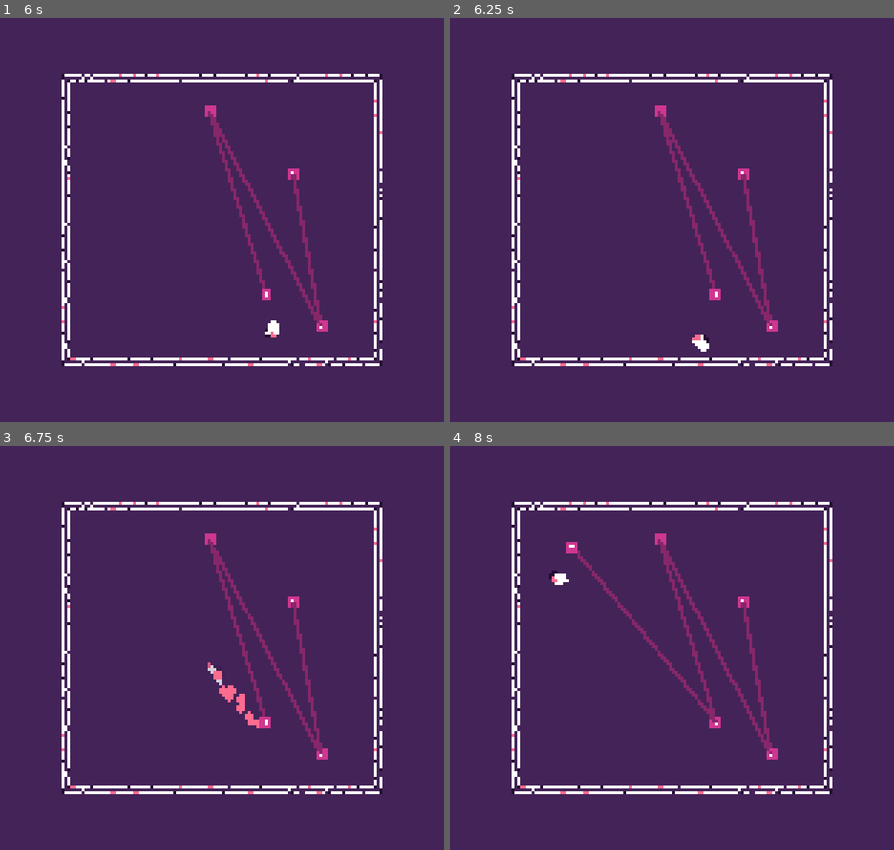
Above: before the commit, frames 1-4 (two rows, left to right).
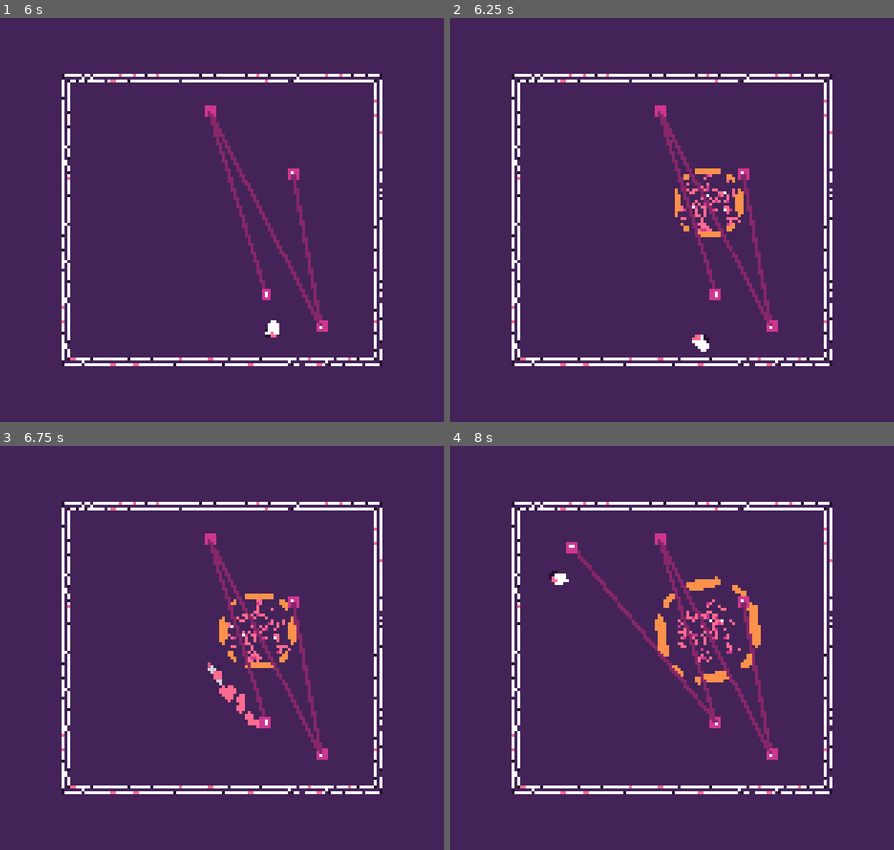
Above: after the commit, the same moments.

Repository: EdBarrancos/Signal
Game: Godot game, scene res://Game/Scenes/Game.tscn
Two runs of this game, one before a commit and one after it. Both use one fixed random seed, a clock stepped at 60 frames per second and the inputs below. Sound files missing from this copy of the repository are replaced by a short silence.
Inputs:
- Up to frame 1 (6 s): hold D (RIGHT) 0.53-1.28 s; hold Z (BOOST) 0.53-1.28 s; hold A (LEFT) 1.28-2.03 s; tap X (CHORD) every 1.5 s from 1.35 to 5.85 s; hold Z (BOOST) 2.03-2.78 s; hold D (RIGHT) 2.03-3.53 s; hold Z (BOOST) 3.53-4.28 s; hold A (LEFT) 3.53-5.78 s; hold Z (BOOST) 5.03-5.78 s; hold D (RIGHT) from 5.78 s (still down)
- Up to frame 2 (6.25 s): keep holding D (RIGHT)
- Up to frame 3 (6.75 s): keep holding D (RIGHT); hold Z (BOOST) from 6.53 s (still down)
- Up to frame 4 (8 s): keep holding D (RIGHT); release Z (BOOST) at 7.28 s; tap X (CHORD) at 7.35 s

Frame 1 is identical in both runs. In frame 2, 0.8% of the frame differs, in the area x 50-67%, y 37-55%; in frame 3, 0.9%; in frame 4, 1.4%, in the area x 46-70%, y 32-60%.

Commit message:
Spawn PatchOfPlants

Diff:
--- a/project/Catch/Scenes/CatchNormal.tscn
+++ b/project/Catch/Scenes/CatchNormal.tscn
@@ -12,6 +12,10 @@
 [ext_resource path="res://Catch/Assets/Sounds/dead3.wav" type="AudioStream" id=10]
 [ext_resource path="res://Catch/Assets/Sounds/dead1.wav" type="AudioStream" id=11]
 [ext_resource path="res://Catch/Assets/Sounds/dead2.wav" type="AudioStream" id=12]
+[ext_resource path="res://Catch/Scripts/Movement.gd" type="Script" id=13]
+
+[sub_resource type="RectangleShape2D" id=1]
+extents = Vector2( 2, 2 )
 
 [sub_resource type="Shader" id=2]
 code = "shader_type canvas_item;
@@ -27,9 +31,6 @@
 shader = SubResource( 2 )
 shader_param/shadow_color = Color( 0.14902, 0.0509804, 0.203922, 1 )
 
-[sub_resource type="RectangleShape2D" id=1]
-extents = Vector2( 2, 2 )
-
 [sub_resource type="RectangleShape2D" id=6]
 extents = Vector2( 2, 2 )
 
@@ -37,7 +38,7 @@
 resource_name = "Caught"
 length = 0.3
 tracks/0/type = "value"
-tracks/0/path = NodePath("CatchSprite:position")
+tracks/0/path = NodePath("Sprites/CatchSprite:position")
 tracks/0/interp = 1
 tracks/0/loop_wrap = true
 tracks/0/imported = false
@@ -49,7 +50,7 @@
 "values": [ Vector2( 0, 0 ), Vector2( -6, -7 ) ]
 }
 tracks/1/type = "value"
-tracks/1/path = NodePath("ShadowSprite:scale")
+tracks/1/path = NodePath("Sprites/ShadowSprite:scale")
 tracks/1/interp = 1
 tracks/1/loop_wrap = true
 tracks/1/imported = false
@@ -61,7 +62,7 @@
 "values": [ Vector2( 1, 1 ), Vector2( 1.3, 1.3 ) ]
 }
 tracks/2/type = "value"
-tracks/2/path = NodePath("CatchSprite:modulate")
+tracks/2/path = NodePath("Sprites/CatchSprite:modulate")
 tracks/2/interp = 1
 tracks/2/loop_wrap = true
 tracks/2/imported = false
@@ -73,7 +74,7 @@
 "values": [ Color( 1, 1, 1, 1 ), Color( 1, 1, 1, 0.341176 ) ]
 }
 tracks/3/type = "value"
-tracks/3/path = NodePath("ShadowSprite:modulate")
+tracks/3/path = NodePath("Sprites/ShadowSprite:modulate")
 tracks/3/interp = 1
 tracks/3/loop_wrap = true
 tracks/3/imported = false
@@ -90,7 +91,7 @@
 length = 0.15
 step = 0.05
 tracks/0/type = "value"
-tracks/0/path = NodePath("CatchSprite:scale")
+tracks/0/path = NodePath("Sprites/CatchSprite:scale")
 tracks/0/interp = 1
 tracks/0/loop_wrap = true
 tracks/0/imported = false
@@ -102,7 +103,7 @@
 "values": [ Vector2( 1, 1 ), Vector2( 1.5, 0.4 ), Vector2( 0.3, 1.6 ), Vector2( 0.7, 0.7 ) ]
 }
 tracks/1/type = "value"
-tracks/1/path = NodePath("CatchSprite:modulate")
+tracks/1/path = NodePath("Sprites/CatchSprite:modulate")
 tracks/1/interp = 1
 tracks/1/loop_wrap = true
 tracks/1/imported = false
@@ -117,7 +118,7 @@
 [sub_resource type="Animation" id=5]
 length = 0.001
 tracks/0/type = "value"
-tracks/0/path = NodePath("CatchSprite:scale")
+tracks/0/path = NodePath("Sprites/CatchSprite:scale")
 tracks/0/interp = 1
 tracks/0/loop_wrap = true
 tracks/0/imported = false
@@ -129,7 +130,7 @@
 "values": [ Vector2( 1, 1 ) ]
 }
 tracks/1/type = "value"
-tracks/1/path = NodePath("CatchSprite:position")
+tracks/1/path = NodePath("Sprites/CatchSprite:position")
 tracks/1/interp = 1
 tracks/1/loop_wrap = true
 tracks/1/imported = false
@@ -141,7 +142,7 @@
 "values": [ Vector2( 0, 0 ) ]
 }
 tracks/2/type = "value"
-tracks/2/path = NodePath("ShadowSprite:scale")
+tracks/2/path = NodePath("Sprites/ShadowSprite:scale")
 tracks/2/interp = 1
 tracks/2/loop_wrap = true
 tracks/2/imported = false
@@ -153,7 +154,7 @@
 "values": [ Vector2( 1, 1 ) ]
 }
 tracks/3/type = "value"
-tracks/3/path = NodePath("CatchSprite:modulate")
+tracks/3/path = NodePath("Sprites/CatchSprite:modulate")
 tracks/3/interp = 1
 tracks/3/loop_wrap = true
 tracks/3/imported = false
@@ -165,7 +166,7 @@
 "values": [ Color( 1, 1, 1, 1 ) ]
 }
 tracks/4/type = "value"
-tracks/4/path = NodePath("ShadowSprite:modulate")
+tracks/4/path = NodePath("Sprites/ShadowSprite:modulate")
 tracks/4/interp = 1
 tracks/4/loop_wrap = true
 tracks/4/imported = false
@@ -181,7 +182,7 @@
 resource_name = "Spawn"
 length = 0.3
 tracks/0/type = "value"
-tracks/0/path = NodePath("CatchSprite:position")
+tracks/0/path = NodePath("Sprites/CatchSprite:position")
 tracks/0/interp = 1
 tracks/0/loop_wrap = true
 tracks/0/imported = false
@@ -193,7 +194,7 @@
 "values": [ Vector2( -6, -7 ), Vector2( 0, 0 ) ]
 }
 tracks/1/type = "value"
-tracks/1/path = NodePath("ShadowSprite:scale")
+tracks/1/path = NodePath("Sprites/ShadowSprite:scale")
 tracks/1/interp = 1
 tracks/1/loop_wrap = true
 tracks/1/imported = false
@@ -205,7 +206,7 @@
 "values": [ Vector2( 1.3, 1.3 ), Vector2( 0.7, 0.7 ) ]
 }
 tracks/2/type = "value"
-tracks/2/path = NodePath("CatchSprite:modulate")
+tracks/2/path = NodePath("Sprites/CatchSprite:modulate")
 tracks/2/interp = 1
 tracks/2/loop_wrap = true
 tracks/2/imported = false
@@ -217,7 +218,7 @@
 "values": [ Color( 1, 1, 1, 0.341176 ), Color( 1, 1, 1, 1 ) ]
 }
 tracks/3/type = "value"
-tracks/3/path = NodePath("ShadowSprite:modulate")
+tracks/3/path = NodePath("Sprites/ShadowSprite:modulate")
 tracks/3/interp = 1
 tracks/3/loop_wrap = true
 tracks/3/imported = false
@@ -234,29 +235,26 @@
 collision_mask = 0
 script = ExtResource( 2 )
 
-[node name="ShadowSprite" type="Sprite" parent="."]
+[node name="CollisionShape2D" type="CollisionShape2D" parent="."]
+shape = SubResource( 1 )
+__meta__ = {
+"_edit_lock_": true
+}
+
+[node name="Sprites" type="Node2D" parent="."]
+
+[node name="ShadowSprite" type="Sprite" parent="Sprites"]
 material = SubResource( 3 )
 texture = ExtResource( 1 )
 __meta__ = {
 "_edit_lock_": true
 }
 
-[node name="CatchSprite" type="Sprite" parent="."]
+[node name="CatchSprite" type="Sprite" parent="Sprites"]
 texture = ExtResource( 1 )
 
-[node name="CollisionShape2D" type="CollisionShape2D" parent="."]
-shape = SubResource( 1 )
-__meta__ = {
-"_edit_lock_": true
-}
-
-[node name="CaughtSound" type="AudioStreamPlayer2D" parent="."]
-bus = "SoundEffects"
-script = ExtResource( 4 )
-__meta__ = {
-"_edit_lock_": true
-}
-available_sounds = [ ExtResource( 7 ), ExtResource( 9 ), ExtResource( 6 ), ExtResource( 5 ), ExtResource( 3 ), ExtResource( 8 ) ]
+[node name="Movement" type="Node2D" parent="."]
+script = ExtResource( 13 )
 
 [node name="HurtBox" type="Area2D" parent="."]
 collision_layer = 0
@@ -278,14 +276,22 @@
 [node name="SoundTimer" type="Timer" parent="."]
 one_shot = true
 
+[node name="CaughtSound" type="AudioStreamPlayer2D" parent="."]
+bus = "SoundEffects"
+script = ExtResource( 4 )
+__meta__ = {
+"_edit_lock_": true
+}
+available_sounds = [ ExtResource( 7 ), ExtResource( 9 ), ExtResource( 6 ), ExtResource( 5 ), ExtResource( 3 ), ExtResource( 8 ) ]
+
 [node name="DeadSound" type="AudioStreamPlayer2D" parent="."]
 bus = "SoundEffects"
 script = ExtResource( 4 )
 available_sounds = [ ExtResource( 11 ), ExtResource( 12 ), ExtResource( 10 ) ]
 
-[connection signal="finished" from="CaughtSound" to="." method="_on_CaughtSound_finished"]
 [connection signal="area_entered" from="HurtBox" to="." method="_on_HurtBox_area_entered"]
 [connection signal="body_entered" from="HurtBox" to="." method="_on_HurtBox_body_entered"]
 [connection signal="animation_finished" from="AnimationPlayer" to="." method="_on_AnimationPlayer_animation_finished"]
 [connection signal="timeout" from="SoundTimer" to="." method="_on_SoundTimer_timeout"]
+[connection signal="finished" from="CaughtSound" to="." method="_on_CaughtSound_finished"]
 [connection signal="finished" from="DeadSound" to="." method="_on_DeadSound_finished"]
--- a/project/Catch/Scripts/CatchNormal.gd
+++ b/project/Catch/Scripts/CatchNormal.gd
@@ -45,6 +45,9 @@
 		play_sound_caught()
 		animation_player.play("Caught")
 
+func set_target_pasture(target:Position2D):
+	pass
+
 ##############
 #MISCELANIOUS#
 ##############
--- /dev/null
+++ b/project/Catch/Scripts/Movement.gd
@@ -0,0 +1,18 @@
+extends Node2D
+
+export(int) var velocity = 15
+
+onready var catch = get_parent()
+
+var current_target : Position2D
+
+func _ready():
+	pass
+
+func init(parent):
+	pass
+
+func _physics_process(delta):
+	if (current_target):
+		catch.move_and_collide(
+			(global_position - current_target.global_position) * velocity * delta)
--- a/project/Plants/Scenes/PatchOfPlants.tscn
+++ b/project/Plants/Scenes/PatchOfPlants.tscn
@@ -1,22 +1,24 @@
-[gd_scene load_steps=3 format=2]
+[gd_scene load_steps=5 format=2]
 
 [ext_resource path="res://Plants/Assets/circle.png" type="Texture" id=1]
 [ext_resource path="res://Plants/Scripts/PatchOfPlants.gd" type="Script" id=2]
+[ext_resource path="res://Plants/Scripts/Area2D.gd" type="Script" id=3]
+
+[sub_resource type="CircleShape2D" id=1]
 
 [node name="PatchOfPlants" type="Node2D"]
 position = Vector2( 61, 42 )
 script = ExtResource( 2 )
 speed = 0.05
-radius = 15
+radius = 12
 density = 0.5
-number_of_entities = 60
-separation_radius = 4.0
+number_of_entities = 35
+separation_radius = 2.5
 max_rotation_angle_degree = 50
 
 [node name="Plants" type="Node2D" parent="."]
 
 [node name="CirclePatch" type="Sprite" parent="."]
-visible = false
 texture = ExtResource( 1 )
 
 [node name="Line2D" type="Line2D" parent="."]
@@ -25,4 +27,14 @@
 
 [node name="Tween" type="Tween" parent="."]
 
+[node name="Area2D" type="Area2D" parent="."]
+collision_layer = 0
+collision_mask = 8
+script = ExtResource( 3 )
+
+[node name="CollisionShape2D" type="CollisionShape2D" parent="Area2D"]
+shape = SubResource( 1 )
+
 [connection signal="tween_completed" from="Tween" to="." method="_on_Tween_tween_completed"]
+[connection signal="body_entered" from="Area2D" to="Area2D" method="_on_Area2D_body_entered"]
+[connection signal="destroy" from="Area2D" to="." method="_on_Area2D_destroy"]
--- /dev/null
+++ b/project/Plants/Scripts/Area2D.gd
@@ -0,0 +1,17 @@
+extends Area2D
+
+onready var catches = []
+
+export(int) var number_of_catches = 3
+
+signal destroy
+
+func _ready():
+	pass
+
+func _process(_delta):
+	if len(catches) >= number_of_catches:
+		emit_signal("destroy")
+
+func _on_Area2D_body_entered(body):
+	catches.append(body)
--- a/project/Plants/Scripts/PatchOfPlants.gd
+++ b/project/Plants/Scripts/PatchOfPlants.gd
@@ -8,6 +8,7 @@
 onready var circle = $CirclePatch
 onready var debug_line = $Line2D
 onready var tween = $Tween
+onready var circle_area = $Area2D/CollisionShape2D
 
 ###########
 #VARIABLES#
@@ -54,7 +55,9 @@
 	noise.period = 20.0
 	noise.persistence = 0.8
 
-	resize_circle(radius * 2)
+	circle_area.shape.radius = radius * 1.5
+
+	resize_circle(radius * 1.5)
 
 	spawn_plants()
 
@@ -152,3 +155,7 @@
 		begin_scale_tween_animation()
 	elif key == ":rotation":
 		begin_rotation_tween_animation()
+
+
+func _on_Area2D_destroy():
+	queue_free()
--- a/project/Stages/Arena/Scenes/Arena.tscn
+++ b/project/Stages/Arena/Scenes/Arena.tscn
@@ -11,9 +11,10 @@
 [ext_resource path="res://Stages/Arena/Assets/fence.png" type="Texture" id=9]
 [ext_resource path="res://Stages/Arena/Scripts/NormalGameState.gd" type="Script" id=10]
 [ext_resource path="res://Stages/Scenes/CameraTransiction.tscn" type="PackedScene" id=11]
+[ext_resource path="res://Plants/Scenes/PatchOfPlants.tscn" type="PackedScene" id=12]
 
 [sub_resource type="ConcavePolygonShape2D" id=1]
-segments = PoolVector2Array( -81, -73, 80, -72, 81, 73, -81, 73, 81, -73, 81, 73, -81, 73, -81, -73 )
+segments = PoolVector2Array( -81, -73, 80, -73, 81, 73, -81, 73, 81, -73, 81, 73, -81, 73, -81, -73 )
 
 [sub_resource type="ConvexPolygonShape2D" id=2]
 points = PoolVector2Array( 0, 0, 4, 0, 4, 4, 0, 4 )
@@ -297,15 +298,11 @@
 script = ExtResource( 3 )
 
 [node name="Boundaries" type="Node2D" parent="."]
-__meta__ = {
-"_edit_lock_": true
-}
 
 [node name="Walls" type="StaticBody2D" parent="Boundaries"]
 collision_mask = 0
 __meta__ = {
-"_edit_group_": true,
-"_edit_lock_": true
+"_edit_group_": true
 }
 
 [node name="CollisionShape2D" type="CollisionShape2D" parent="Boundaries/Walls"]
@@ -317,9 +314,6 @@
 cell_size = Vector2( 4, 4 )
 format = 1
 tile_data = PoolIntArray( -1, 0, 0, -65536, 0, 458755, -65535, 0, 1, -65534, 0, 1, -65533, 0, 6, -65532, 0, 458757, -65 …(2717 unchanged characters)…
-__meta__ = {
-"_edit_lock_": true
-}
 
 [node name="Player" parent="." instance=ExtResource( 1 )]
 position = Vector2( 30, 51 )
@@ -370,13 +364,18 @@
 default_target_camera = NodePath("../Camera")
 default_ease_out = 1
 
-[node name="NoteSpawner" type="Node2D" parent="."]
+[node name="Center" type="Position2D" parent="GameStates"]
+position = Vector2( 80, 72 )
+
+[node name="Spawner" type="Node2D" parent="."]
 script = ExtResource( 7 )
-__meta__ = {
-"_edit_lock_": true
-}
 note = ExtResource( 4 )
+patch = ExtResource( 12 )
+center_arena_path = NodePath("../GameStates/Center")
+width = 162
+height = 146
 
 [connection signal="collision" from="Player" to="." method="_on_Player_collision"]
 [connection signal="new_fence" from="Player" to="." method="_on_Player_new_fence"]
 [connection signal="spawn_pin" from="Player" to="." method="_on_Player_spawn_pin"]
+[connection signal="finished" from="GameStates/NormalGameState/CameraTransiction" to="GameStates/NormalGameState" method="_on_CameraTransiction_finished"]
--- a/project/Stages/Arena/Scripts/InitialGameState.gd
+++ b/project/Stages/Arena/Scripts/InitialGameState.gd
@@ -5,7 +5,7 @@
 # Move on when enemy captured
 
 onready var enemy_position = $Position2D;
-onready var note_spawner = $"../../NoteSpawner";
+onready var note_spawner = $"../../Spawner";
 onready var tutorial = $Tutorial
 
 onready var murderer = false
--- a/project/Stages/Arena/Scripts/NormalGameState.gd
+++ b/project/Stages/Arena/Scripts/NormalGameState.gd
@@ -1,6 +1,9 @@
 extends GameState
 
 onready var camera_transition = $CameraTransiction
+onready var spawner = $"../../Spawner"
+
+var current_patch;
 
 func _ready():
 	pass
@@ -10,7 +13,12 @@
 
 func start():
 	camera_transition.init_transition(6)
+
 	print("start")
 
 func finish():
 	print("finish")
+
+
+func _on_CameraTransiction_finished():
+	spawner.spawn_patch()
--- a/project/Stages/Arena/Scripts/NoteSpawner.gd
+++ b/project/Stages/Arena/Scripts/NoteSpawner.gd
@@ -2,11 +2,33 @@
 class_name NoteSpawner
 
 onready var notes_container = $"../Notes" ;
+
 export(Resource) var note;
+export(Resource) var patch;
 
+export(NodePath) var center_arena_path;
+onready var center_arena = get_node(center_arena_path);
+export(int) var width;
+export(int) var height;
+
+onready var rng = RandomNumberGenerator.new()
+
+func _ready():
+	rng.randomize()
 
 func spawn_note(note_position):
 	var new_note = note.instance()
 	notes_container.add_child(new_note)
 	new_note.position = note_position
 	return new_note
+
+func spawn_patch():
+	var new_path = patch.instance()
+	add_child(new_path)
+	new_path.position = random_position(new_path.radius)
+	return new_path
+
+func random_position(offset):
+	var x = rng.randi_range(-width/2 + offset/2, width/2 - offset/2)
+	var y = rng.randi_range(-height/2 + offset/2, height/2 - offset/2)
+	return Vector2(x, y) + center_arena.global_position
--- a/project/project.godot
+++ b/project/project.godot
@@ -105,6 +105,11 @@
  ]
 }
 
+[layer_names]
+
+2d_render/layer_4="Catch"
+2d_physics/layer_4="Catch"
+
 [physics]
 
 common/enable_pause_aware_picking=true
Not shown: 1 places in project/Catch/Scenes/CatchNormal.tscn that only renumber resources
Not shown: 1 places in project/Stages/Arena/Scenes/Arena.tscn that only renumber resources
